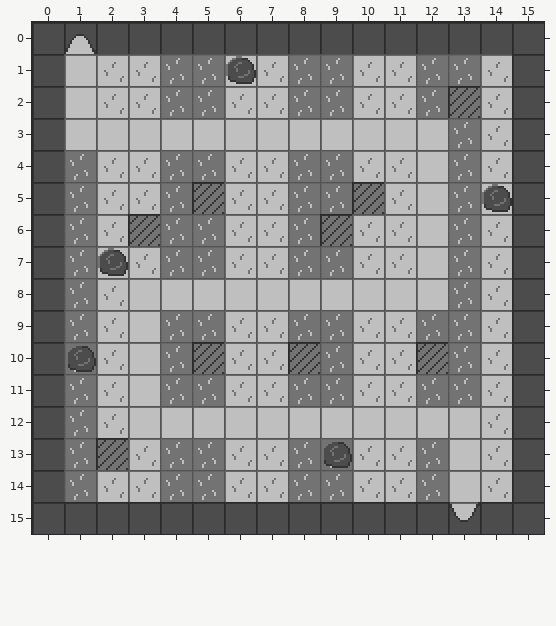
Tiled map (JSON), stored at assets/maps/map-001.json. Above is the file before it was changed.
Cells are 16x16 px. Shown: x 0..15, y 0..15. Tiles whose own drawing changed are shown in their newer look in all pictures.
And afterwards:
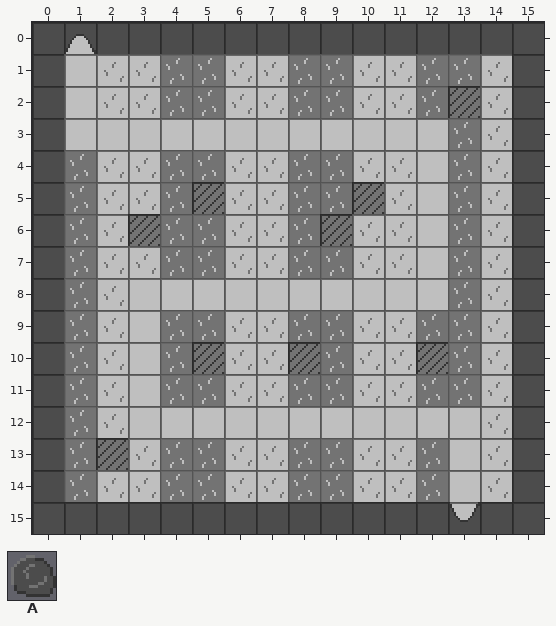
Key: from "tiles": A 11.
_ is an empty cell, . an unchanged one.
Difference:
--- layer "top"
@@ x 6..6 @@
- 1 A
+ 1 _
@@ x 14..14 @@
- 5 A
+ 5 _
@@ x 2..2 @@
- 7 A
+ 7 _
@@ x 1..1 @@
-10 A
+10 _
@@ x 9..9 @@
-13 A
+13 _
